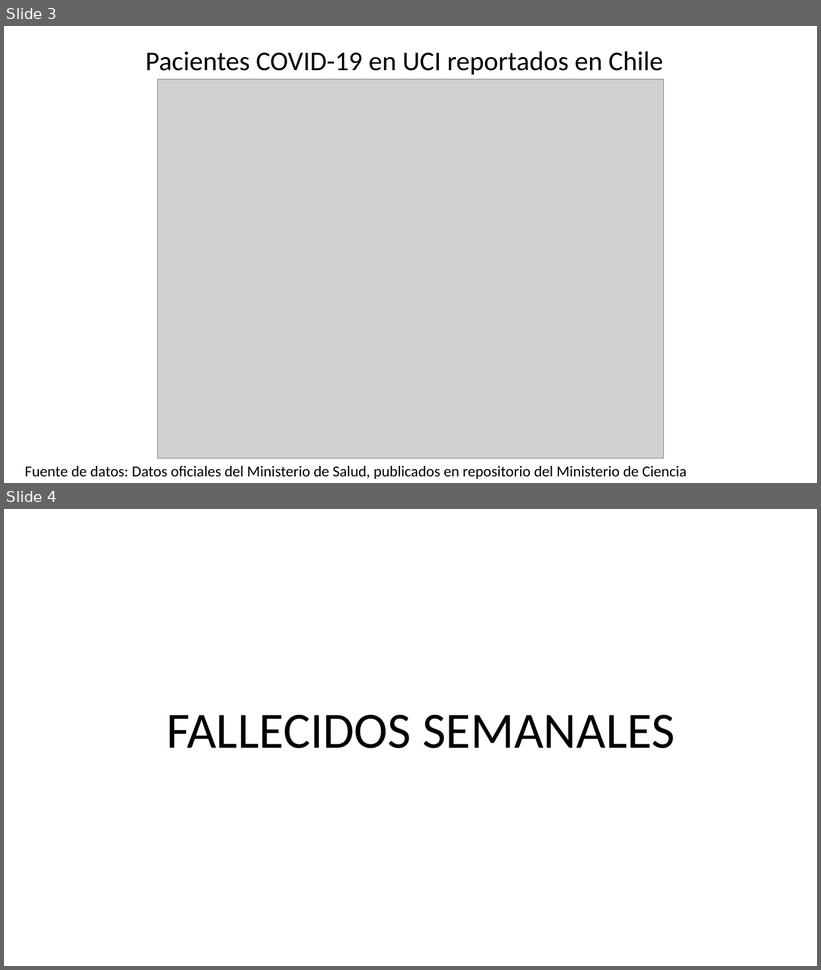
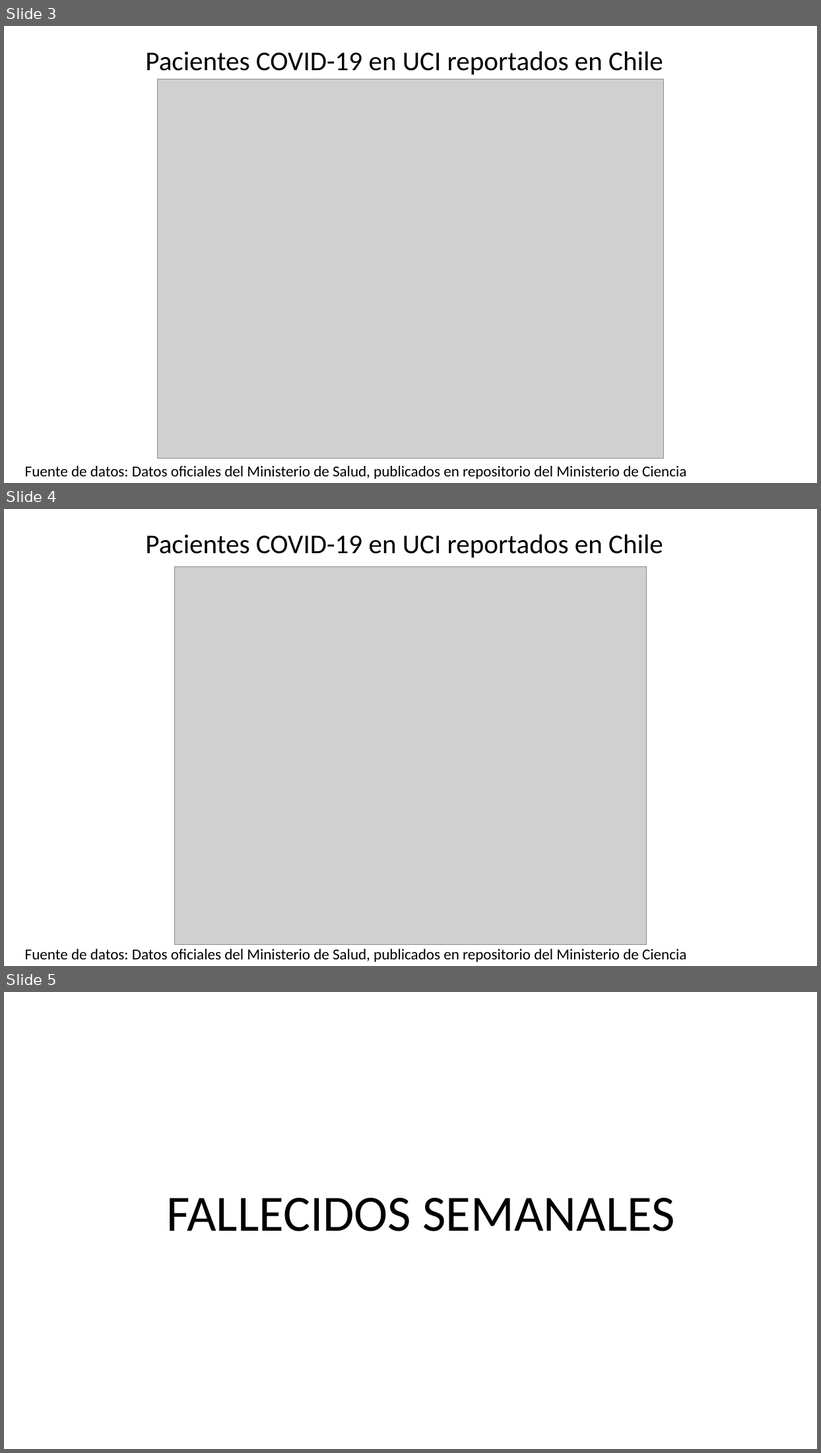
Before and after one commit to dataCovid19CL/capsulasSemanales, a slide deck: DATOS COVID Chile 2022 04 02.pptx. Shown one above the other, each under a label of ours: slides 3 and 4 before the commit, slides 3, 4 and 5 after it. The pictures are 821x970 and 821x1453 pixels, drawn with LibreOffice and Linux fonts; fonts in the diff are those of the drawing; grey boxes stand for pictures. Boxes give left, top, right and bottom in pixels: in the first picture for what was removed or moved away, otherwise in the second. Text is boxed around its words. In the diff, an @@ line names an element or a change of style, - is before the commit and + after.

```diff
--- a/DATOS COVID Chile 2022 04 02.pptx
+++ b/DATOS COVID Chile 2022 04 02.pptx
@@ slide 4 added at <box>4,509,817,966</box>, background #FFFFFF; not listed: 1 template element that a slide beside it also shows @@
@@ text added at <box>145,534,663,558</box>, 32 pt, text #000000 @@
+Pacientes COVID-19 en UCI reportados en Chile
@@ picture added at <box>175,567,646,945</box> @@
@@ what was slide 4 is now slide 5 @@
```
Also in this commit, not shown: 2 slides changed, 3 other slides added.
